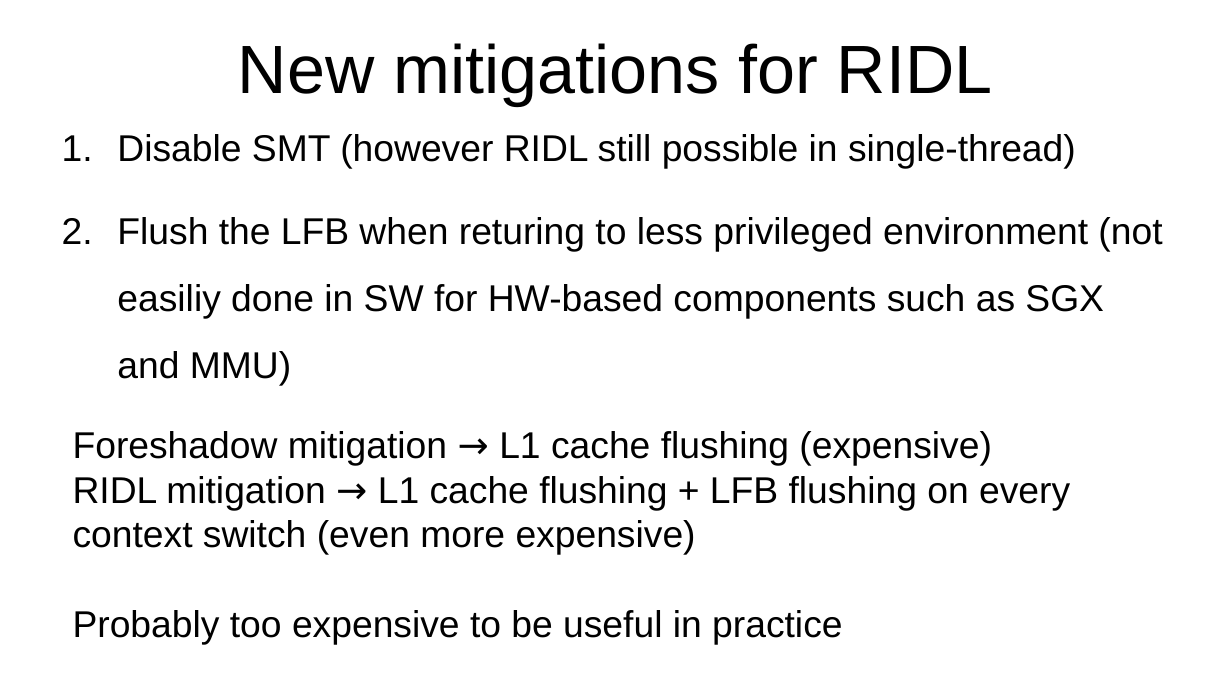
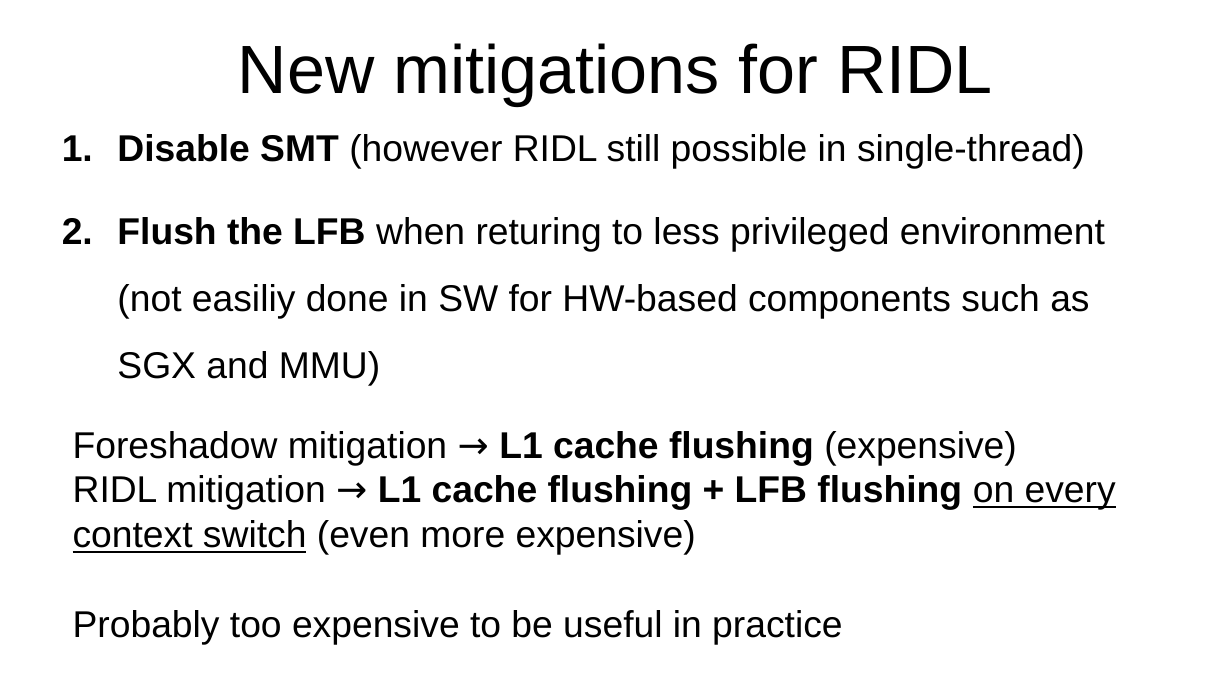
Before and after one commit to Rijndael99/hw_vulnerabilities, a slide deck: slide 14 of presentation1.pptx. Drawn at 1232x693 pixels with LibreOffice and Linux fonts; fonts in the diff are those of the drawing. Boxes give left, top, right and bottom in pixels: in the first picture for what was removed or moved away, otherwise in the second. Text is boxed around its words. In the diff, an @@ line names an element or a change of style, - is before the commit and + after.

```diff
--- a/presentation1.pptx
+++ b/presentation1.pptx
@@ text "Disable SMT (however RIDL still ..." at <box>117,134,1105,386</box>: bold on in "Disable SMT", "Flush the LFB" @@
@@ text at <box>73,431,1116,555</box>: bold on in "L1 cache flushing", "L1 cache flushing + LFB flushing"; underline on in "on every context switch" @@
```
Also in this commit, not shown: 7 other slides changed.
